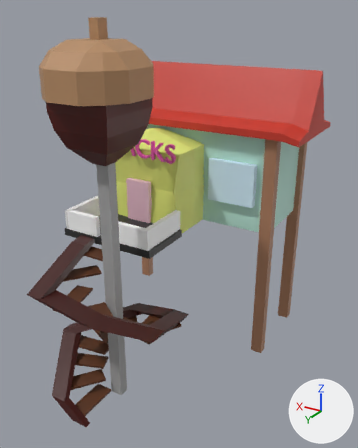
The FBX model Tanuki Tracz/Assets/3D Sprites/budynki/cukiernia.fbx as it was, and as the next commit left it.
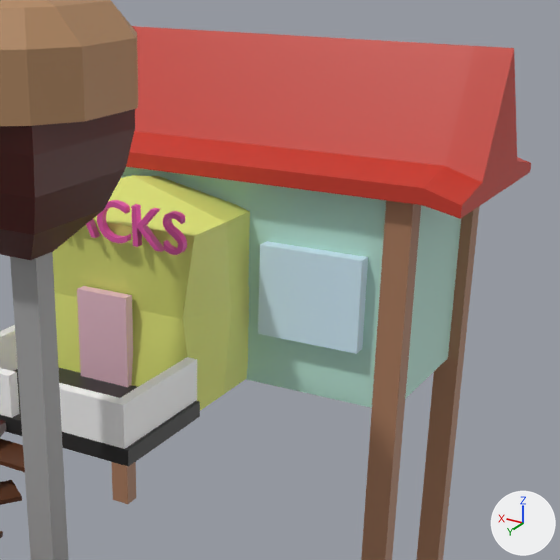
Each version is shown whole from a 50 mm lens placed at (-8.59, 9.15, 12.0), pointed at (-0.36, -4.56, 5.15), then close up on the part from 26% to 96% of the width and 11% to 67% of the height. The lights are fixed; the arrows at lower right show +X, +Y and +Z. Where no turn or scale is listed for an object, it has been applied to the vertices. Vertices at the same position are counted once.
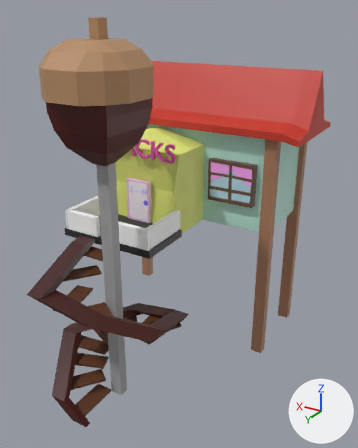
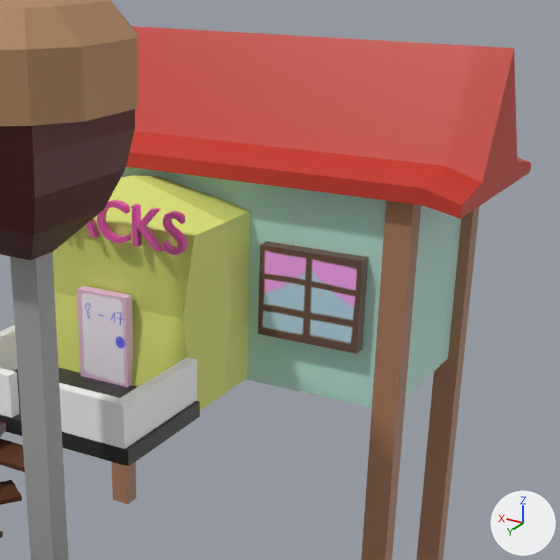
Changed parts and their boxes (x1, y1, x2, y2) in the close-ups (560 x 560 px):
'Cube.002', surface changed: (258, 241, 368, 354) in both
'Cube.023', surface changed (pink to grey): (77, 286, 133, 387) in both

What the commit changed:
Picture 'okno.png' (img_okno_png) is new.
Picture 'drzwi.png' (img_drzwi_png) is new.
In material 'Material.012' (mat_material_012), base_color is no longer (0.66, 0.874, 1.0), blue #d4f0ff.
In material 'Material.012' (mat_material_012), texture is now set to img_okno_png, with its transparency.
In material 'Material.011' (mat_material_011), base_color is no longer (0.836, 0.526, 0.613), pink #ecc0cd.
In material 'Material.011' (mat_material_011), texture is now set to img_drzwi_png, with its transparency.
me_cube_032 has 8 vertices, 6 faces and spans x -0.86..0.86, y -0.17..0.17, z -0.74..0.74.
me_cube_032 is used by ob_cube_002; location (-1.68, -5.98, 6.5).
me_cube_032 part 2: texture (UV) coordinates of 6 of 6 faces, centred in x -0.86..0.86, y -0.17..0.17, z -0.74..0.74, changed; they spanned u 0.12..0.88, v 0.0..1.0 and now span u 0.0..1.0, v 0.0..1.0.
me_cube_023 has 8 vertices, 6 faces and spans x -100.0..100.0, y -100.0..100.0, z -100.0..100.0.
me_cube_023 is used by ob_cube_023; location (1.16, -4.35, 5.79); rotation (-1.571, 0.0, -3.142), in degrees (-90, 0, -180); scale (-0.00465, -0.00756, -0.000905).
me_cube_023 part 1: texture (UV) coordinates of 6 of 6 faces, centred in x -100.0..100.0, y -100.0..100.0, z -100.0..100.0, changed; they spanned u 0.12..0.88, v 0.0..1.0 and now span u 0.0..1.0, v 0.0..1.0.
